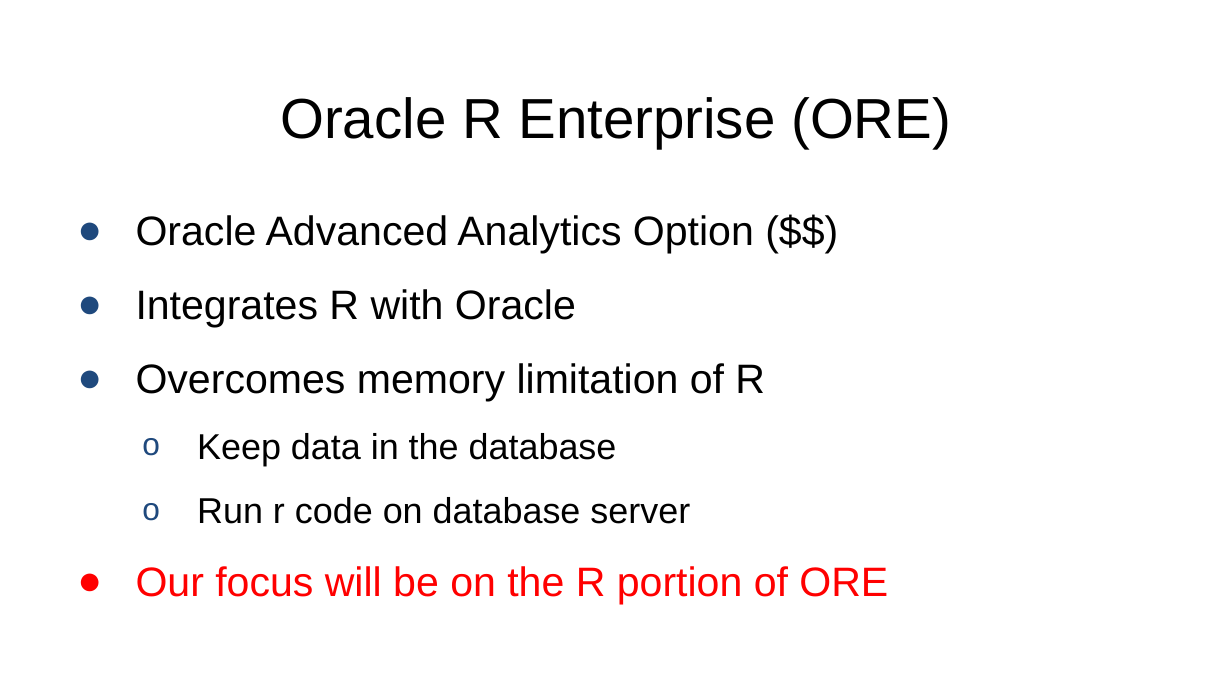
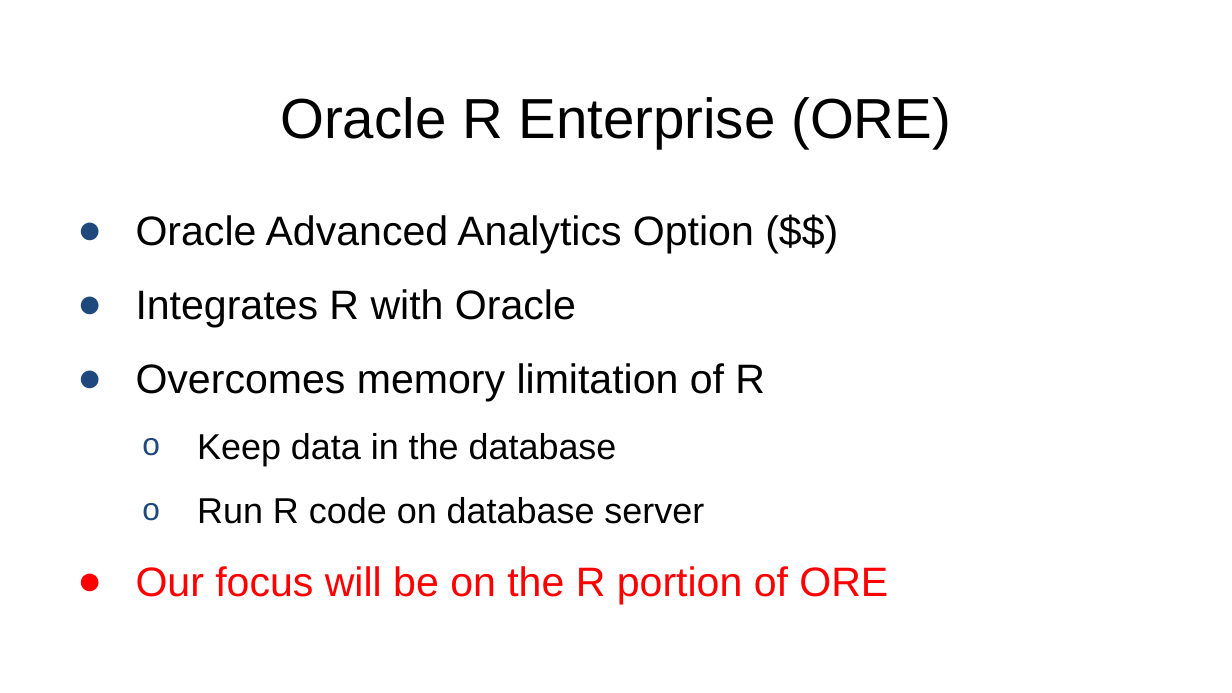
Before and after one commit to gwgarrison/rmoug_2015, a slide deck: slide 4 of garrison_presentation.pptx. Drawn at 1232x693 pixels with LibreOffice and Linux fonts; fonts in the diff are those of the drawing; background and template pictures are left out. Boxes give left, top, right and bottom in pixels: in the first picture for what was removed or moved away, otherwise in the second. Text is boxed around its words. In the diff, an @@ line names an element or a change of style, - is before the commit and + after.

```diff
--- a/garrison_presentation.pptx
+++ b/garrison_presentation.pptx
@@ text at [197,497,704,524]: text changed @@
-  o Run r code on database server
+  o Run R code on database server
```
Also in this commit, not shown: 6 other slides changed, 2 slides added, 1 slide removed, 5 other files.
